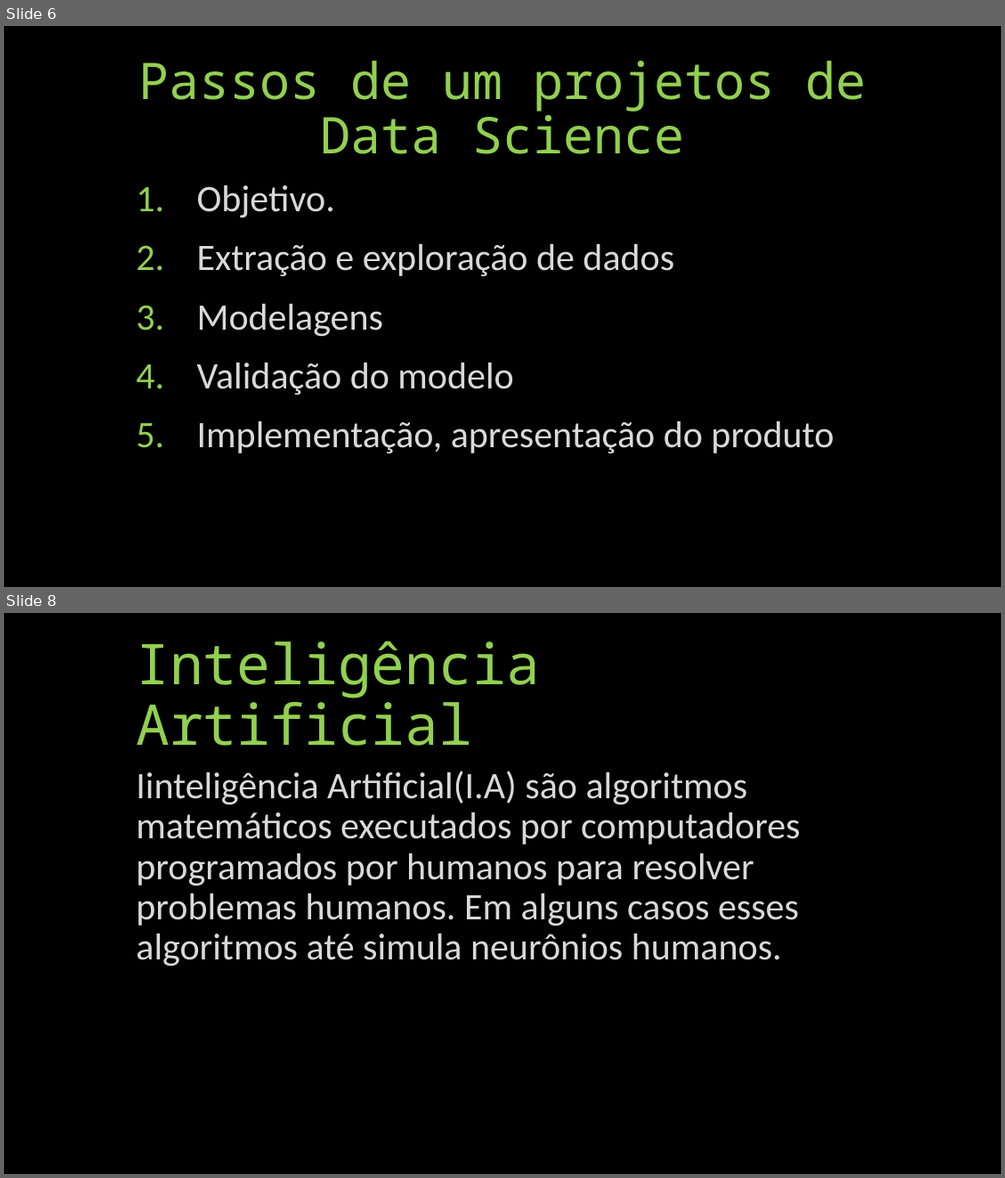
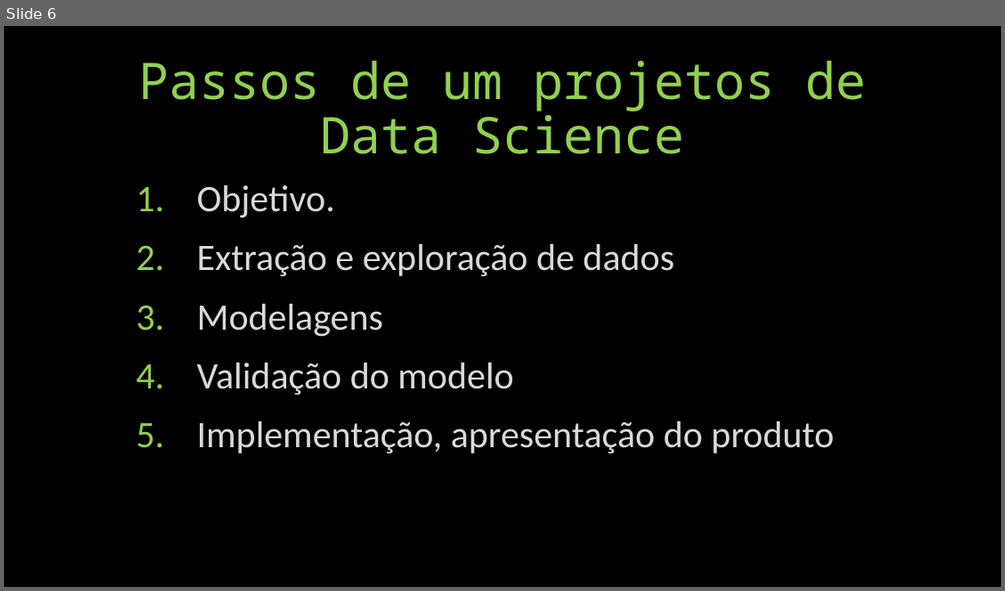
Before and after one commit to vitorioluis/Machine-Learning, a slide deck: IA/IA.pptx. Shown one above the other, each under a label of ours: slides 6 and 8 before the commit, slide 6 after it; the slides between them are not shown. The pictures are 1005x1178 and 1005x591 pixels, drawn with LibreOffice and Linux fonts; fonts in the diff are those of the drawing. Boxes give left, top, right and bottom in pixels: in the first picture for what was removed or moved away, otherwise in the second. Text is boxed around its words. In the diff, an @@ line names an element or a change of style, - is before the commit and + after.

```diff
--- a/IA/IA.pptx
+++ b/IA/IA.pptx
@@ slide 8 removed at (4,613,1001,1174), background #000000 @@
@@ title removed at (136,641,540,746) @@
-Inteligência Artificial
@@ text removed at (136,771,800,966) @@
-Iinteligência Artificial(I.A) são algoritmos matemáticos executados por computadores programados por humanos para resolver problemas humanos. Em alguns casos esses algoritmos até simula neurônios humanos.
```
Also in this commit, not shown: 11 slides changed, 7 slides added, 3 other slides removed.
